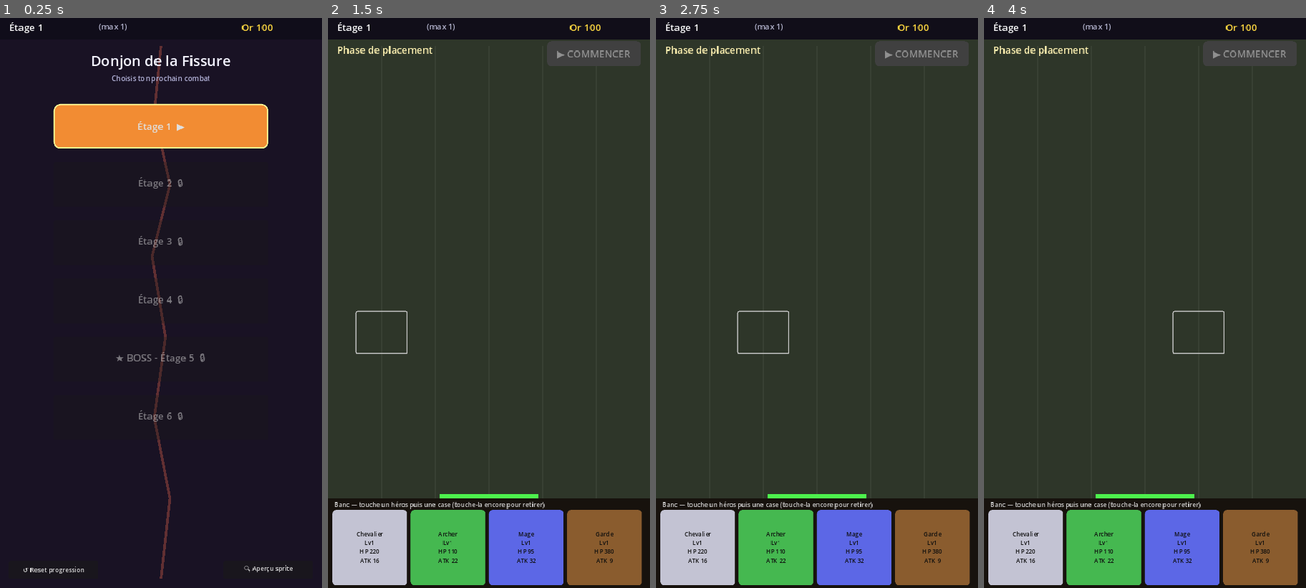
Above: before the commit, frames 1-4 (left to right).
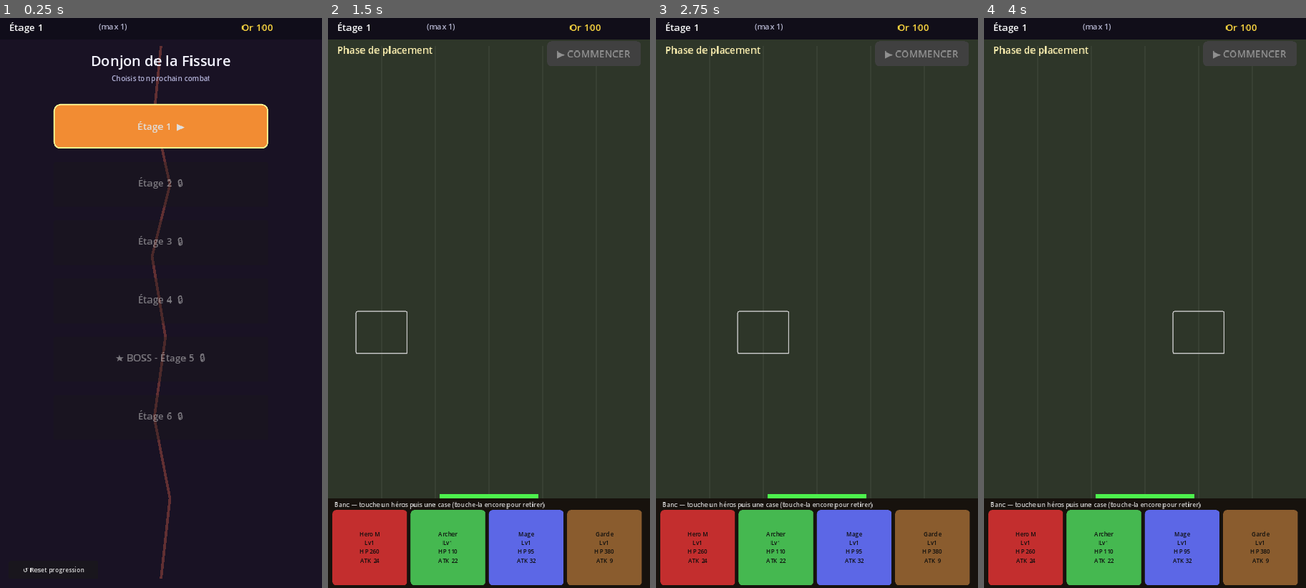
Above: after the commit, the same moments.

Repository: lafmarvin-boop/marvin
Game: Godot game, scene res://scenes/Main.tscn
Two runs of this game, one before a commit and one after it. Both use one fixed random seed, a clock stepped at 60 frames per second and the inputs below.
Inputs (mouse positions are in pixels of both pictures, inside the frame that each line leads up to):
- Up to frame 1 (0.25 s): no input
- Up to frame 2 (1.5 s): click "Étage 1 ▶" at 0.5 s; click (382, 331) at 1.27 s
- Up to frame 3 (2.75 s): click (762, 331) at 2.02 s
- Up to frame 4 (4 s): click (1145, 331) at 2.77 s; click (1199, 331) at 3.52 s

The runs differ from the first frame. In frame 1, less than 0.1% of the frame differs, in the area x 75-91%, y 95-98%; in frame 2, 3.1%, in the area x 1-25%, y 86-100%; in frame 3, 3.1%; in frame 4, 3.1%.

Commit message:
Integrate animated Hero M with 4-frame walk cycle
Processes the user-provided 4x3 sprite sheet (Superman-style hero):
- Strips the baked-in checker background via chroma key
- Crops 4 walk frames (row 0) at 40x80 px each
- Outputs walk.png (160x80 strip), idle.png (single neutral frame),
  hero_m_sheet.png (full 12-frame master, 160x240) into
  assets/sprites/hero_m/

Adds "hero_m" entry to HEROES_DATA with sprite metadata
(sprite_walk_path, frame size, frame count, fps) and replaces "knight"
with "hero_m" in the default party.

Hero.gd now branches on stats.sprite_walk_path: when present, builds
a SpriteFrames at runtime with AtlasTexture regions and uses an
AnimatedSprite2D playing "idle" on loop; otherwise falls back to the
ColorRect placeholder for un-arted heroes. modulate flash on hit
still works since AnimatedSprite2D inherits from CanvasItem.

Removes the obsolete SpriteDemo screen and source.png — the
animated hero is now visible directly in battle, no comparison
screen needed.

https://claude.ai/code/session_01AWjUvTdpsTP99GGDzuKgNM

Diff:
--- a/game/scripts/DungeonMap.gd
+++ b/game/scripts/DungeonMap.gd
@@ -3,7 +3,6 @@
 # Carte du donjon : progression case par case (style Fissure).
 
 signal battle_requested(floor: int)
-signal sprite_demo_requested
 
 const NODE_SPACING := 130
 const VISIBLE_BEFORE := 1
@@ -63,15 +62,6 @@
 	reset.pressed.connect(_on_reset_pressed)
 	add_child(reset)
 
-	# Bouton "Aperçu sprite" : compare HD vs Mid
-	var demo := Button.new()
-	demo.text = "🔍 Aperçu sprite"
-	demo.position = Vector2(500, 1220)
-	demo.size = Vector2(200, 40)
-	demo.add_theme_font_size_override("font_size", 14)
-	demo.pressed.connect(func() -> void: emit_signal("sprite_demo_requested"))
-	add_child(demo)
-
 func _build_node(floor: int, current: int, y: int) -> void:
 	var is_boss: bool = (floor % 5 == 0)
 	var is_current: bool = (floor == current)
--- a/game/scripts/GameState.gd
+++ b/game/scripts/GameState.gd
@@ -49,6 +49,21 @@
 		"attack_speed": 0.8,
 		"range": 1,
 		"type": "melee"
+	},
+	"hero_m": {
+		"name": "Hero M",
+		"color": Color(0.85, 0.20, 0.20),
+		"max_hp": 260,
+		"attack": 24,
+		"defense": 6,
+		"attack_speed": 1.1,
+		"range": 1,
+		"type": "melee",
+		"sprite_walk_path": "res://assets/sprites/hero_m/walk.png",
+		"sprite_frame_w": 40,
+		"sprite_frame_h": 80,
+		"sprite_walk_frames": 4,
+		"sprite_walk_fps": 8
 	}
 }
 
@@ -109,7 +124,7 @@
 
 func _ready() -> void:
 	if hero_collection.is_empty():
-		for id in ["knight", "archer", "mage", "tank"]:
+		for id in ["hero_m", "archer", "mage", "tank"]:
 			var inst := make_hero_instance(id)
 			hero_collection.append(inst)
 			battle_party.append(inst)
@@ -126,7 +141,7 @@
 	var base: Dictionary = HEROES_DATA[inst["id"]]
 	var lvl: int = inst["level"]
 	var mult: float = 1.0 + float(lvl - 1) * 0.18
-	return {
+	var out := {
 		"id": inst["id"],
 		"name": base["name"],
 		"color": base["color"],
@@ -138,6 +153,11 @@
 		"type": base["type"],
 		"level": lvl
 	}
+	for k in ["sprite_walk_path", "sprite_frame_w", "sprite_frame_h",
+			"sprite_walk_frames", "sprite_walk_fps"]:
+		if base.has(k):
+			out[k] = base[k]
+	return out
 
 func grant_xp(inst: Dictionary, amount: int) -> void:
 	inst["exp"] = int(inst["exp"]) + amount
--- a/game/scripts/Hero.gd
+++ b/game/scripts/Hero.gd
@@ -15,7 +15,7 @@
 var battle_ref: Node = null
 var hero_inst: Dictionary = {}
 
-var sprite: ColorRect
+var sprite: CanvasItem  # ColorRect placeholder OU AnimatedSprite2D
 var hp_bar: ColorRect
 var hp_bar_bg: ColorRect
 
@@ -27,28 +27,10 @@
 	hp = max_hp
 
 func _ready() -> void:
-	# Corps
-	sprite = ColorRect.new()
-	sprite.color = stats["color"]
-	sprite.size = Vector2(64, 80)
-	sprite.position = Vector2(-32, -40)
-	add_child(sprite)
-
-	# Bordure
-	var border := ReferenceRect.new()
-	border.position = sprite.position
-	border.size = sprite.size
-	border.border_color = Color(0, 0, 0, 0.6)
-	border.editor_only = false
-	add_child(border)
-
-	# Initiale du nom
-	var initial := Label.new()
-	initial.text = String(stats["name"]).substr(0, 1)
-	initial.position = Vector2(-12, -28)
-	initial.add_theme_font_size_override("font_size", 32)
-	initial.add_theme_color_override("font_color", Color(0.05, 0.05, 0.1))
-	add_child(initial)
+	if stats.has("sprite_walk_path") and ResourceLoader.exists(stats["sprite_walk_path"]):
+		_setup_animated_sprite()
+	else:
+		_setup_placeholder_sprite()
 
 	# Niveau
 	var lvl := Label.new()
@@ -70,6 +52,54 @@
 	hp_bar.size = Vector2(64, 6)
 	hp_bar.position = Vector2(-32, -52)
 	add_child(hp_bar)
+
+func _setup_placeholder_sprite() -> void:
+	var rect := ColorRect.new()
+	rect.color = stats["color"]
+	rect.size = Vector2(64, 80)
+	rect.position = Vector2(-32, -40)
+	add_child(rect)
+	sprite = rect
+
+	var border := ReferenceRect.new()
+	border.position = rect.position
+	border.size = rect.size
+	border.border_color = Color(0, 0, 0, 0.6)
+	border.editor_only = false
+	add_child(border)
+
+	var initial := Label.new()
+	initial.text = String(stats["name"]).substr(0, 1)
+	initial.position = Vector2(-12, -28)
+	initial.add_theme_font_size_override("font_size", 32)
+	initial.add_theme_color_override("font_color", Color(0.05, 0.05, 0.1))
+	add_child(initial)
+
+func _setup_animated_sprite() -> void:
+	var tex: Texture2D = load(stats["sprite_walk_path"])
+	var fw: int = int(stats.get("sprite_frame_w", 40))
+	var fh: int = int(stats.get("sprite_frame_h", 80))
+	var n: int = int(stats.get("sprite_walk_frames", 4))
+	var fps: float = float(stats.get("sprite_walk_fps", 8))
+
+	var frames := SpriteFrames.new()
+	frames.add_animation("idle")
+	frames.set_animation_speed("idle", fps)
+	frames.set_animation_loop("idle", true)
+	for i in range(n):
+		var atlas := AtlasTexture.new()
+		atlas.atlas = tex
+		atlas.region = Rect2(i * fw, 0, fw, fh)
+		frames.add_frame("idle", atlas)
+
+	var anim := AnimatedSprite2D.new()
+	anim.sprite_frames = frames
+	anim.texture_filter = CanvasItem.TEXTURE_FILTER_NEAREST
+	# Décale pour que les pieds reposent au centre-bas de la cellule (cellule 100 px de haut)
+	anim.position = Vector2(0, 0)
+	anim.play("idle")
+	add_child(anim)
+	sprite = anim
 
 func _process(delta: float) -> void:
 	if not battle_ref or not is_instance_valid(battle_ref):
--- a/game/scripts/Main.gd
+++ b/game/scripts/Main.gd
@@ -21,16 +21,6 @@
 	add_child(map)
 	current_screen = map
 	map.battle_requested.connect(_on_battle_requested)
-	map.sprite_demo_requested.connect(_on_sprite_demo_requested)
-	if hud:
-		hud.refresh()
-
-func _on_sprite_demo_requested() -> void:
-	_clear_screen()
-	var demo: Node2D = load("res://scripts/SpriteDemo.gd").new()
-	add_child(demo)
-	current_screen = demo
-	demo.back_pressed.connect(show_dungeon_map)
 	if hud:
 		hud.refresh()
 
--- a/game/scripts/SpriteDemo.gd
+++ /dev/null
@@ -1,141 +0,0 @@
-extends Node2D
-
-# Écran de comparaison : montre le héros M dans deux résolutions
-# pour aider à choisir le format final.
-
-signal back_pressed
-
-const HERO_PATH := "res://assets/sprites/hero_m/source.png"
-
-func _ready() -> void:
-	var bg := ColorRect.new()
-	bg.color = Color(0.10, 0.07, 0.14)
-	bg.size = Vector2(720, 1280)
-	add_child(bg)
-
-	var title := Label.new()
-	title.text = "Comparaison de tailles - Héros M"
-	title.position = Vector2(0, 60)
-	title.size = Vector2(720, 40)
-	title.horizontal_alignment = HORIZONTAL_ALIGNMENT_CENTER
-	title.add_theme_font_size_override("font_size", 26)
-	title.add_theme_color_override("font_color", Color(0.95, 0.95, 1.0))
-	add_child(title)
-
-	var sub := Label.new()
-	sub.text = "Même sprite, deux échelles dans le contexte du jeu"
-	sub.position = Vector2(0, 100)
-	sub.size = Vector2(720, 20)
-	sub.horizontal_alignment = HORIZONTAL_ALIGNMENT_CENTER
-	sub.add_theme_font_size_override("font_size", 14)
-	sub.add_theme_color_override("font_color", Color(0.7, 0.7, 0.85))
-	add_child(sub)
-
-	var tex: Texture2D = null
-	if ResourceLoader.exists(HERO_PATH):
-		tex = load(HERO_PATH)
-
-	# Bloc HD : ~180 px de hauteur, grille 3x2 cells de 200x190
-	_build_demo("HD pixel art (~180 px)", Vector2(40, 150), 180.0, tex, 200, 190, 3, 2)
-
-	# Bloc Mid : ~80 px de hauteur, grille 5x4 cells de 120x100 (taille actuelle du jeu)
-	_build_demo("Mid (~80 px) - taille actuelle", Vector2(40, 720), 80.0, tex, 120, 100, 5, 4)
-
-	if tex == null:
-		var warn := Label.new()
-		warn.text = "⚠ source.png introuvable dans assets/sprites/hero_m/"
-		warn.position = Vector2(0, 1170)
-		warn.size = Vector2(720, 30)
-		warn.horizontal_alignment = HORIZONTAL_ALIGNMENT_CENTER
-		warn.add_theme_color_override("font_color", Color(1, 0.5, 0.5))
-		add_child(warn)
-
-	var back := Button.new()
-	back.text = "← Retour à la carte"
-	back.position = Vector2(20, 1220)
-	back.size = Vector2(220, 50)
-	back.add_theme_font_size_override("font_size", 18)
-	back.pressed.connect(func() -> void: emit_signal("back_pressed"))
-	add_child(back)
-
-func _build_demo(label_text: String, top_left: Vector2, hero_h: float,
-		tex: Texture2D, cell_w: int, cell_h: int, cols: int, rows: int) -> void:
-	var lbl := Label.new()
-	lbl.text = label_text
-	lbl.position = top_left
-	lbl.size = Vector2(640, 28)
-	lbl.add_theme_font_size_override("font_size", 20)
-	lbl.add_theme_color_override("font_color", Color(0.95, 0.85, 0.55))
-	add_child(lbl)
-
-	var grid_origin := top_left + Vector2(20, 40)
-	var hero_placed_in_cell := Vector2i(0, rows - 1)
-	var enemy_cell := Vector2i(cols - 1, rows - 1)
-
-	for r in range(rows):
-		for c in range(cols):
-			var cell_pos: Vector2 = grid_origin + Vector2(c * (cell_w + 4), r * (cell_h + 4))
-			var cell := ColorRect.new()
-			cell.color = Color(0.25, 0.22, 0.20, 0.55)
-			cell.position = cell_pos
-			cell.size = Vector2(cell_w, cell_h)
-			add_child(cell)
-
-			# Bordure subtile
-			var border := ReferenceRect.new()
-			border.position = cell_pos
-			border.size = Vector2(cell_w, cell_h)
-			border.border_color = Color(0.4, 0.35, 0.30, 0.7)
-			border.editor_only = false
-			add_child(border)
-
-			# Place le héros dans la cellule choisie
-			if Vector2i(c, r) == hero_placed_in_cell and tex != null:
-				var sprite := Sprite2D.new()
-				sprite.texture = tex
-				var s: float = hero_h / float(tex.get_height())
-				sprite.scale = Vector2(s, s)
-				sprite.texture_filter = CanvasItem.TEXTURE_FILTER_NEAREST
-				# Pieds du sprite collés au bas de la cellule
-				sprite.position = cell_pos + Vector2(cell_w * 0.5, cell_h - hero_h * 0.5 - 4)
-				add_child(sprite)
-
-				var tag := Label.new()
-				tag.text = "Héros"
-				tag.position = cell_pos + Vector2(0, -18)
-				tag.size = Vector2(cell_w, 16)
-				tag.horizontal_alignment = HORIZONTAL_ALIGNMENT_CENTER
-				tag.add_theme_font_size_override("font_size", 11)
-				tag.add_theme_color_override("font_color", Color(0.7, 0.9, 1.0))
-				add_child(tag)
-
-			# Place un ennemi factice (slime vert) pour l'échelle
-			if Vector2i(c, r) == enemy_cell:
-				var enemy_size: float = hero_h * 0.55
-				var enemy := ColorRect.new()
-				enemy.color = Color(0.45, 0.95, 0.50)
-				enemy.size = Vector2(enemy_size, enemy_size)
-				enemy.position = cell_pos + Vector2(
-					(cell_w - enemy_size) * 0.5,
-					cell_h - enemy_size - 6
-				)
-				add_child(enemy)
-
-				var etag := Label.new()
-				etag.text = "Slime"
-				etag.position = cell_pos + Vector2(0, -18)
-				etag.size = Vector2(cell_w, 16)
-				etag.horizontal_alignment = HORIZONTAL_ALIGNMENT_CENTER
-				etag.add_theme_font_size_override("font_size", 11)
-				etag.add_theme_color_override("font_color", Color(0.7, 1.0, 0.7))
-				add_child(etag)
-
-	var info := Label.new()
-	info.text = "Cellule : %d × %d px   |   Grille : %d × %d   |   Hauteur héros : %d px" % [
-		cell_w, cell_h, cols, rows, int(hero_h)
-	]
-	info.position = top_left + Vector2(20, 40 + rows * (cell_h + 4) + 6)
-	info.size = Vector2(640, 18)
-	info.add_theme_font_size_override("font_size", 12)
-	info.add_theme_color_override("font_color", Color(0.65, 0.65, 0.75))
-	add_child(info)
Binary file added: game/assets/sprites/hero_m/hero_m_sheet.png
Binary file added: game/assets/sprites/hero_m/idle.png
Binary file removed: game/assets/sprites/hero_m/source.png
Binary file added: game/assets/sprites/hero_m/walk.png
